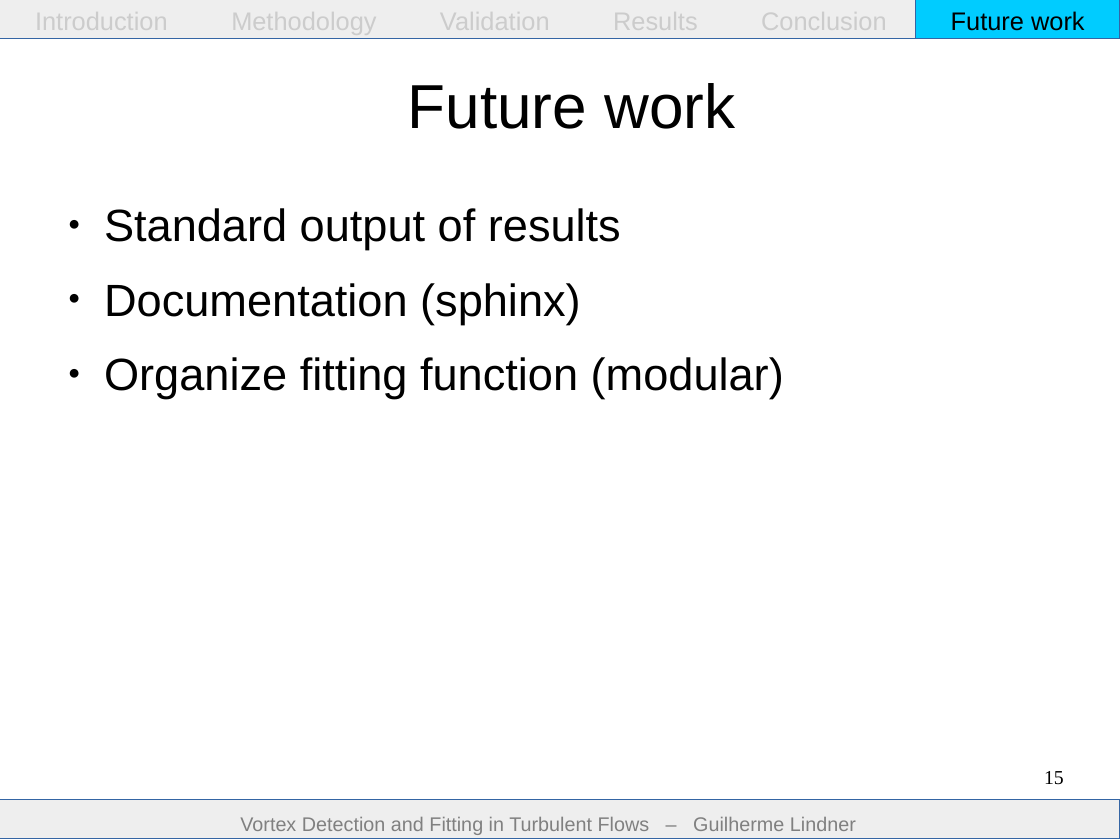
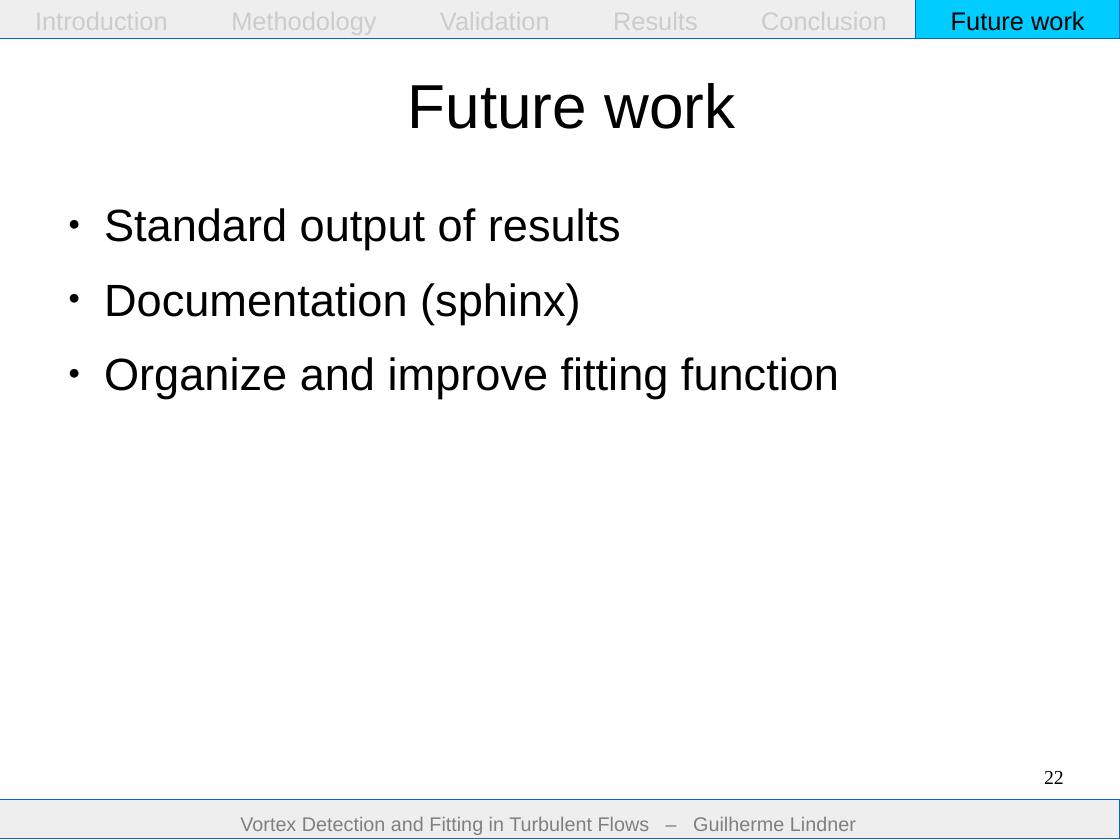
Before and after one commit to guilindner/VortexFitting, a slide deck: slide 22 of docs/report/presentation/presentation.odp (slide 15 before the commit). Drawn at 1120x840 pixels with LibreOffice and Linux fonts; fonts in the diff are those of the drawing. Boxes give left, top, right and bottom in pixels: in the first picture for what was removed or moved away, otherwise in the second. Text is boxed around its words. In the diff, an @@ line names an element or a change of style, - is before the commit and + after.

```diff
--- a/docs/report/presentation/presentation.odp
+++ b/docs/report/presentation/presentation.odp
@@ text at (x1=104, y1=357, x2=839, y2=398): text changed @@
-● Organize fitting function (modular)
+● Organize and improve fitting function
@@ page number at (x1=1044, y1=771, x2=1064, y2=784): text changed @@
-15
+22
@@ outline #3465A4 0 pt to #0066CC 0 pt in 3 elements at (x1=0, y1=0, x2=1120, y2=39), (x1=917, y1=0, x2=1120, y2=39), (x1=0, y1=800, x2=1120, y2=838) @@
```
Also in this commit, not shown: 13 other slides changed, 11 slides added, 2 other files.
